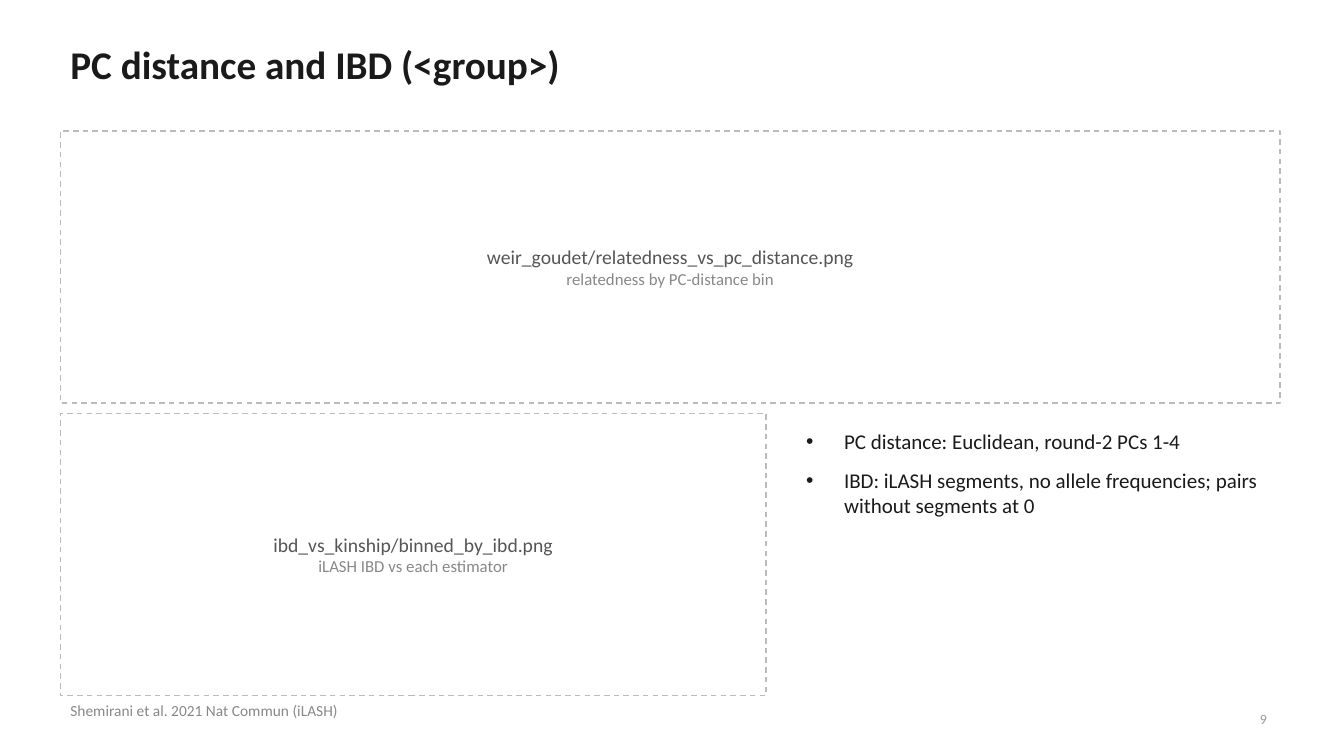
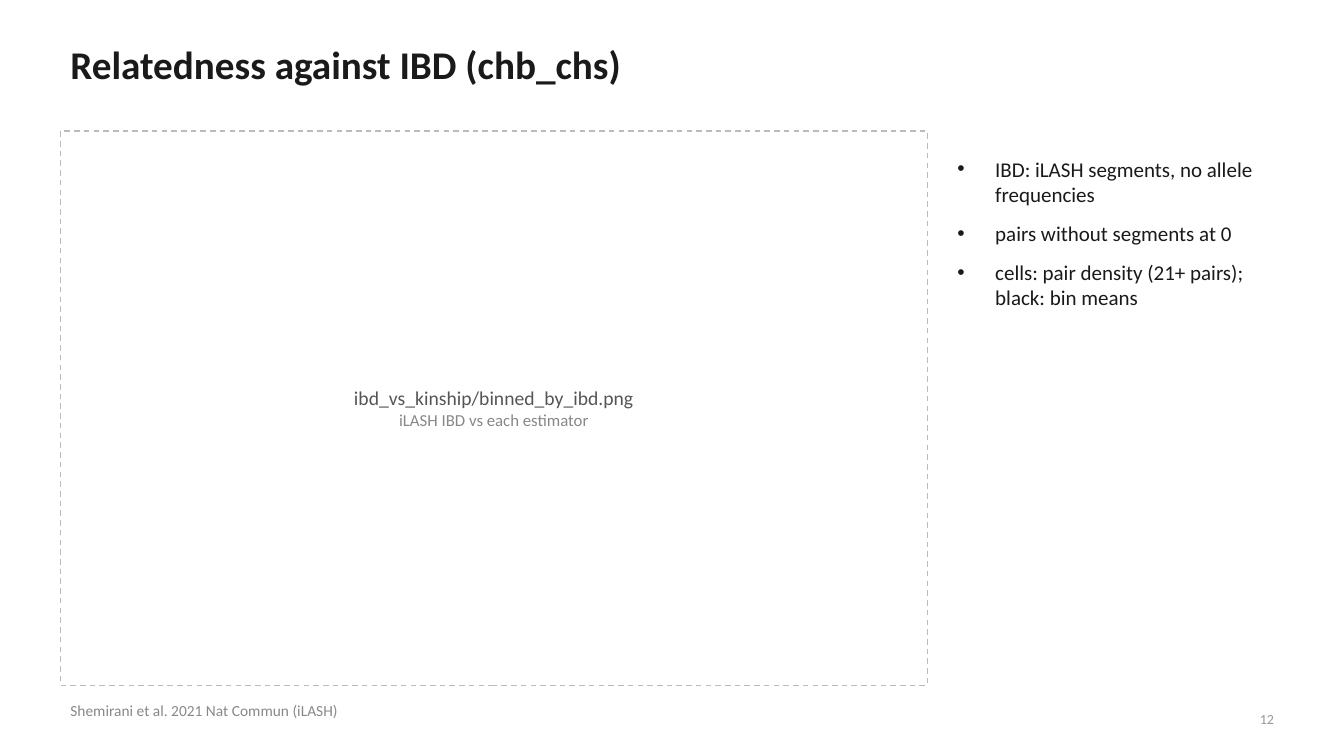
Before and after one commit to mkiravn/aou-covariance, a slide deck: slide 12 of slides/relatedness_condensed.pptx (slide 9 before the commit). Drawn at 1344x756 pixels with LibreOffice and Linux fonts; fonts in the diff are those of the drawing. Boxes give left, top, right and bottom in pixels: in the first picture for what was removed or moved away, otherwise in the second. Text is boxed around its words. In the diff, an @@ line names an element or a change of style, - is before the commit and + after.

```diff
--- a/slides/relatedness_condensed.pptx
+++ b/slides/relatedness_condensed.pptx
@@ title at bbox=[70, 50, 620, 86]: text changed @@
-PC distance and IBD (<group>)
+Relatedness against IBD (chb_chs)
@@ text "ibd_vs_kinship/binned_by_ibd.png": place and size @@
-text "ibd_vs_kinship/binned_by_ibd.png" at bbox=[273, 538, 552, 572]
+text "ibd_vs_kinship/binned_by_ibd.png" at bbox=[354, 391, 633, 426]
@@ rectangle: place and size @@
-rectangle at bbox=[60, 413, 766, 696]
+rectangle at bbox=[60, 131, 928, 686]
@@ rectangle removed at bbox=[60, 131, 1280, 403] @@
@@ text at bbox=[995, 162, 1252, 305]: text changed @@
-• PC distance: Euclidean, round-2 PCs 1-4
-• IBD: iLASH segments, no allele frequencies; pairs without segments at 0
+• IBD: iLASH segments, no allele frequencies
+• pairs without segments at 0
+• cells: pair density (21+ pairs); black: bin means
@@ text removed at bbox=[487, 250, 853, 288] @@
-weir_goudet/relatedness_vs_pc_distance.png
-relatedness by PC-distance bin
@@ page number at bbox=[1260, 715, 1274, 724]: text changed @@
-9
+12
```
Also in this commit, not shown: 3 other slides changed, 4 slides added, 2 slides removed, 3 other files.
